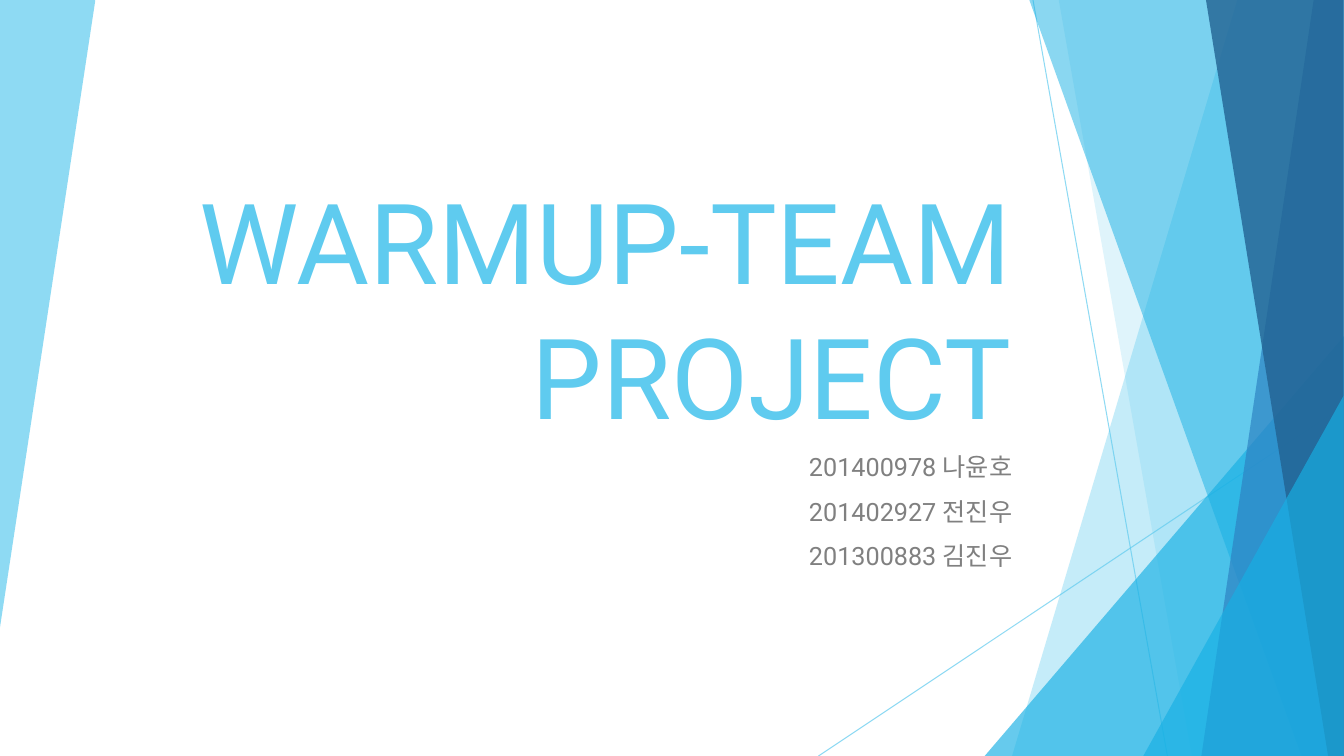
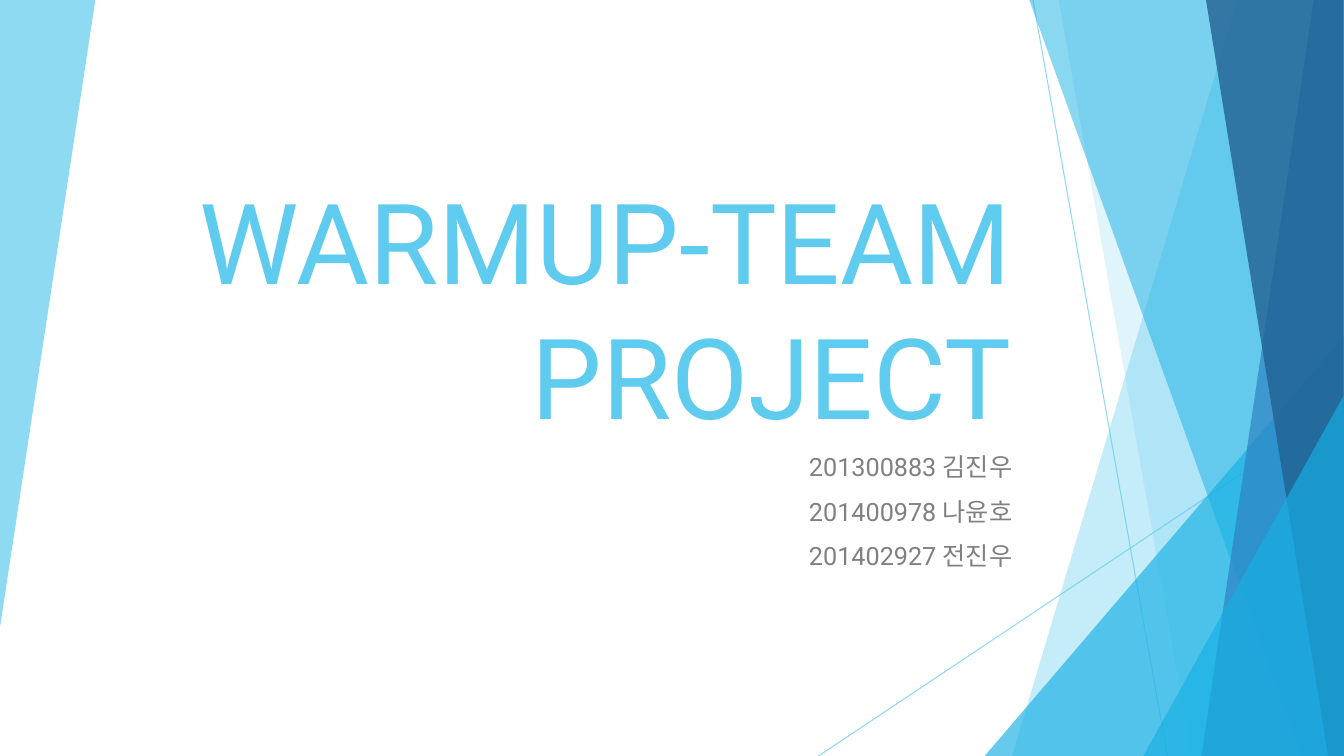
Before and after one commit to esang0302/2018-warm-up-team, a slide deck: slide 1 of WARMUP-TEAM PROJECT.pptx. Drawn at 1344x756 pixels with LibreOffice and Linux fonts; fonts in the diff are those of the drawing. Boxes give left, top, right and bottom in pixels: in the first picture for what was removed or moved away, otherwise in the second. Text is boxed around its words. In the diff, an @@ line names an element or a change of style, - is before the commit and + after.

```diff
--- a/WARMUP-TEAM PROJECT.pptx
+++ b/WARMUP-TEAM PROJECT.pptx
@@ subtitle at (x1=809, y1=455, x2=1013, y2=478): paragraph added @@
+201300883 김진우
@@ subtitle at (x1=809, y1=544, x2=1013, y2=567): paragraph removed @@
-201300883 김진우
```
Also in this commit, not shown: 4 other slides changed, 1 slide added, 1 slide removed.
